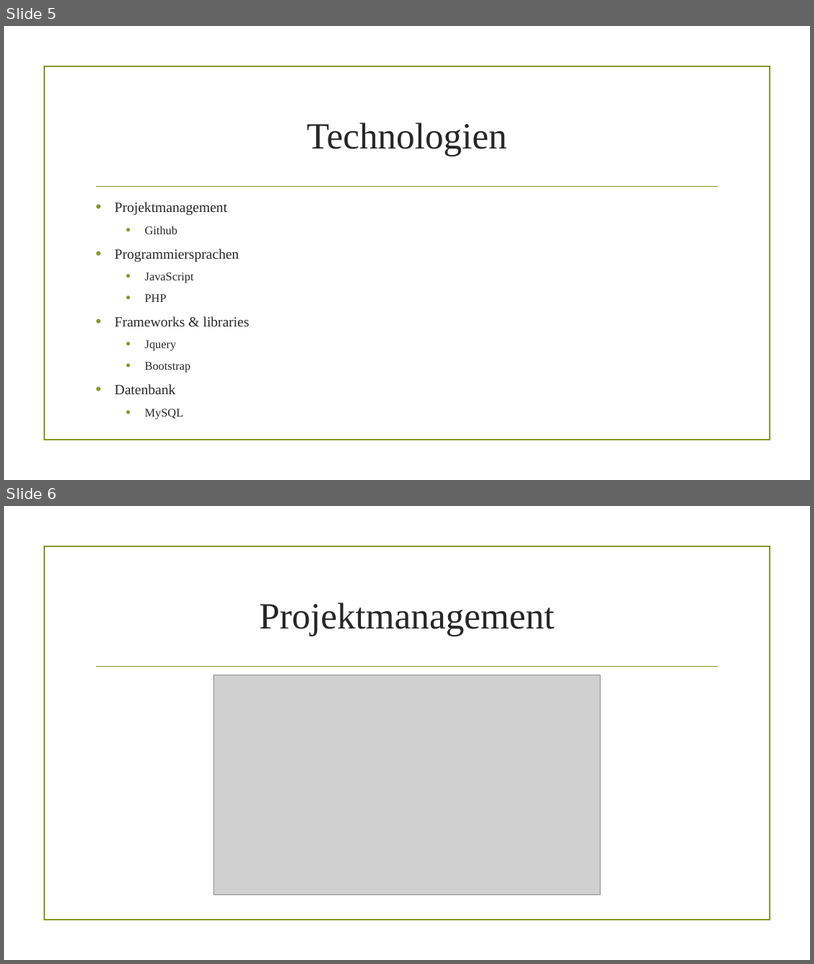
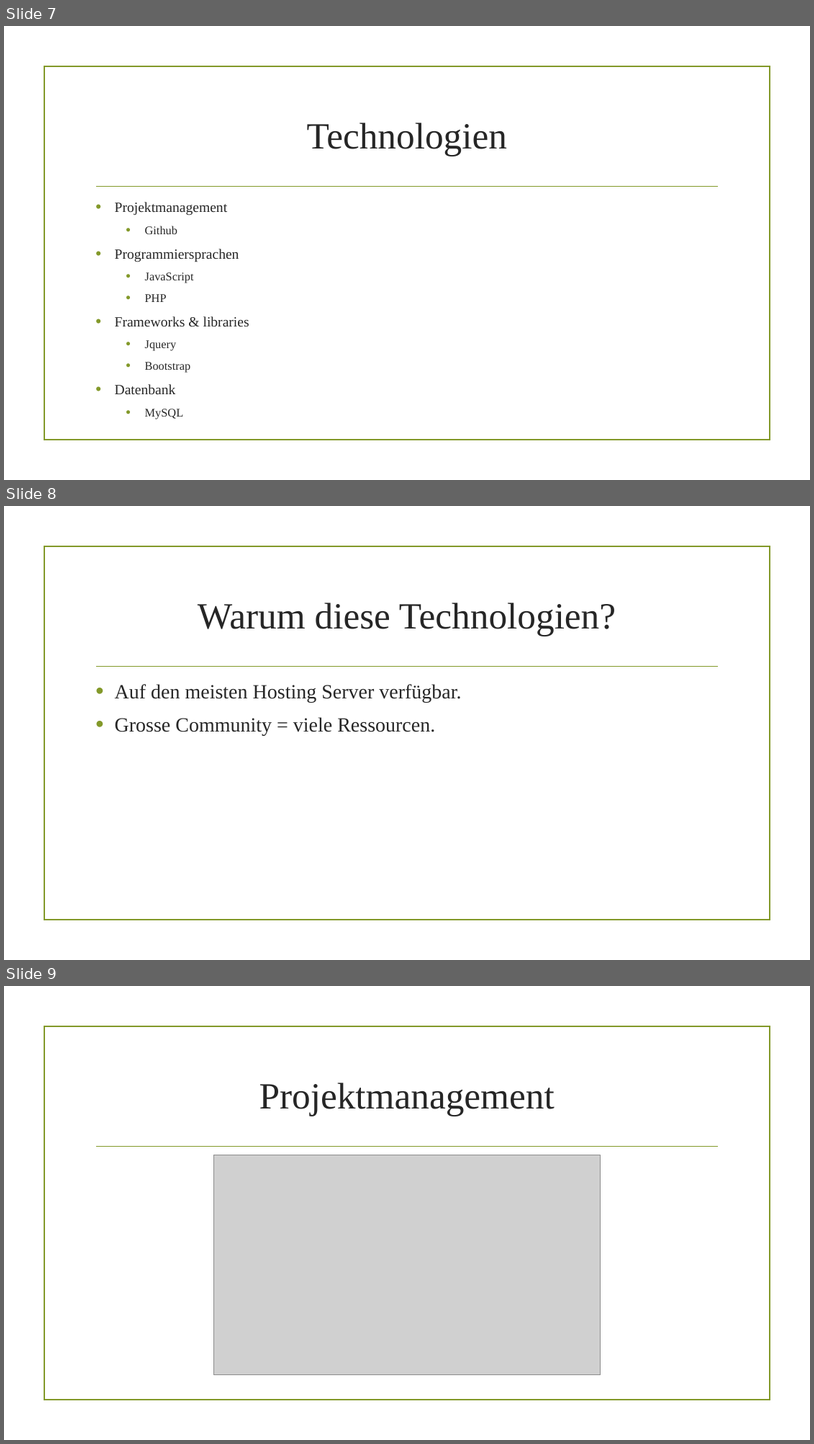
Before and after one commit to danielHPeters/QuickNote, a slide deck: docs/M306-AP15a-Peters-Pra-171030-Projekt Präsentation.pptx. Shown one above the other, each under a label of ours: slides 5 and 6 before the commit, slides 7, 8 and 9 after it. The pictures are 814x964 and 814x1444 pixels, drawn with LibreOffice and Linux fonts; fonts in the diff are those of the drawing; grey boxes stand for pictures; background and template pictures are left out. Boxes give left, top, right and bottom in pixels: in the first picture for what was removed or moved away, otherwise in the second. Text is boxed around its words. In the diff, an @@ line names an element or a change of style, - is before the commit and + after.

```diff
--- a/docs/M306-AP15a-Peters-Pra-171030-Projekt Präsentation.pptx
+++ b/docs/M306-AP15a-Peters-Pra-171030-Projekt Präsentation.pptx
@@ slide 8 added at <box>4,506,810,960</box>, background picture (left out); not listed: 2 template elements that a slide beside it also shows @@
@@ title added at <box>198,602,616,636</box>, 44 pt, text #262626 @@
+Warum diese Technologien?
@@ text added at <box>115,684,461,735</box>, 24 pt, text #262626 @@
+• Auf den meisten Hosting Server verfügbar.
+• Grosse Community = viele Ressourcen.
@@ what was slide 5 is now slide 7 @@
@@ what was slide 6 is now slide 9 @@
```
Also in this commit, not shown: 1 slide changed, 4 other slides added, 7 other files.
